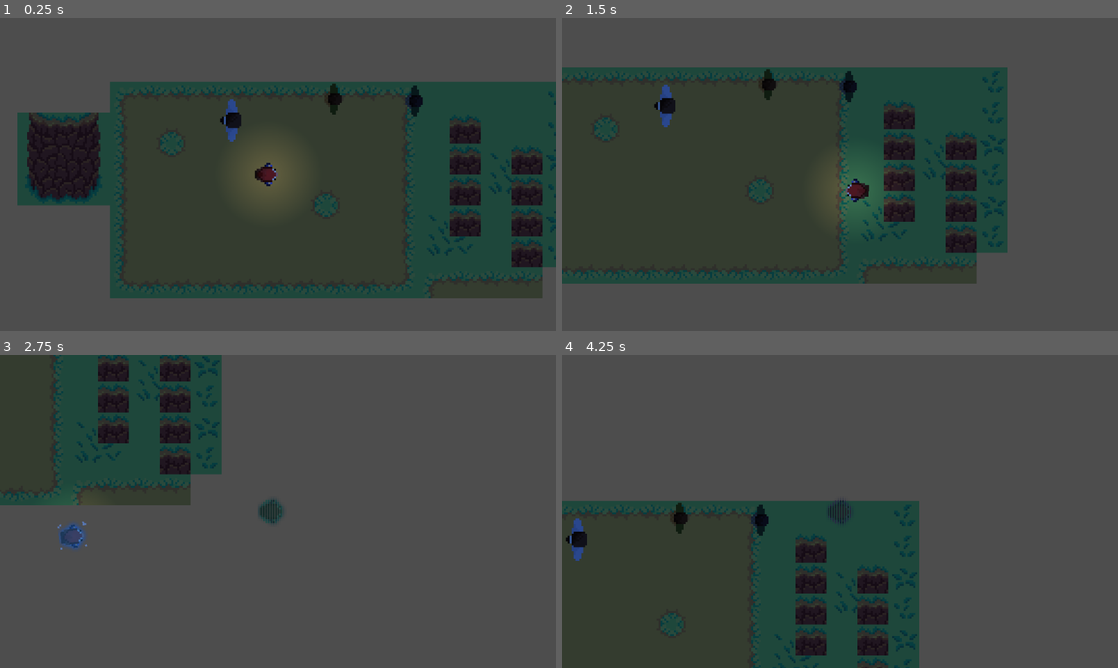
Above: before the commit, frames 1-4 (two rows, left to right).
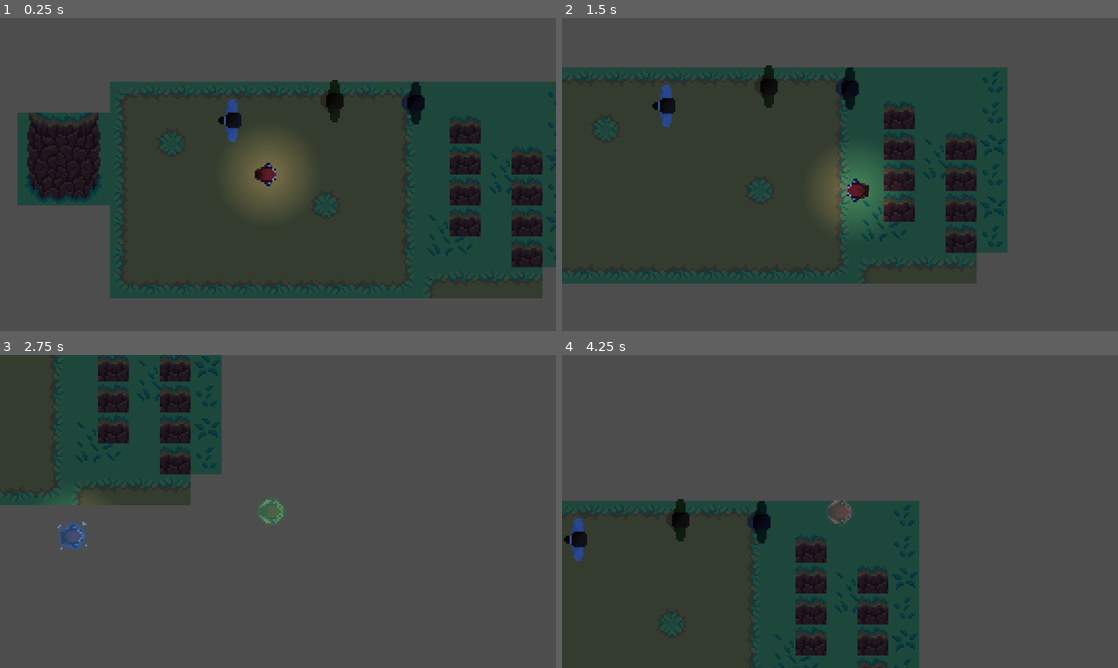
Above: after the commit, the same moments.

Repository: X-ppresso/Untitled-Gnome-Game
Game: Godot game, scene res://Scenes/Game testing.tscn
Same seed, same stepped clock (60 frames per second), same inputs: the game is played once before the commit and once after it. The engine's default icon, where the game draws it, is replaced by a stand-in: a white triangle on a blue panel in a dark square.
Inputs (mouse positions are in pixels of both pictures, inside the frame that each line leads up to):
- Up to frame 1 (0.25 s): no input
- Up to frame 2 (1.5 s): move the mouse to (962, 158) at 0.52 s; press the mouse at (962, 158) at 0.53 s; hold D (right) 0.53-1.28 s; tap Shift (run) at 0.8, 1.35 s; move the mouse to (728, 190) at 1.27 s; release the mouse at (728, 190) at 1.28 s; hold S (down) from 1.28 s (still down)
- Up to frame 3 (2.75 s): click (166, 527) at 1.55 s; move the mouse to (333, 442) at 2.02 s; release S (down) at 2.03 s; hold D (right) from 2.03 s (still down); hold 1 (Ability_1) from 2.03 s (still down); tap Shift (run) at 2.3 s
- Up to frame 4 (4.25 s): move the mouse to (834, 517) at 2.77 s; release D (right) at 2.78 s; release 1 (Ability_1) at 2.78 s; hold W (up) from 2.78 s (still down); tap 2 (Ability_2) at 2.85 s; click (834, 517) at 3.05 s; move the mouse to (878, 514) at 3.52 s; press the mouse at (878, 514) at 3.53 s; tap Shift (run) at 3.8 s

The runs differ from the first frame. In frame 1, 0.3% of the frame differs, in the area x 39-77%, y 19-40%; in frame 2, 0.3%; in frame 3, 0.3%; in frame 4, 0.6%, in the area x 0-52%, y 46-66%.

Commit message:
0.0.5
More menu stuff and uuh fixes idk man I'm so cooked I am not making progress in time

Diff:
--- a/Scenes/Dobby.tscn
+++ b/Scenes/Dobby.tscn
@@ -6,7 +6,8 @@
 [ext_resource type="Texture2D" uid="uid://bjqls2y0nynwk" path="res://Sprites/dobby-ability.png" id="4_h1dli"]
 [ext_resource type="Texture2D" uid="uid://buqjq3j3cbeu5" path="res://Sprites/dobby 16x16_run_sheet_final.png" id="4_kxc0c"]
 [ext_resource type="Texture2D" uid="uid://c8w2vk2bhmjrl" path="res://Sprites/dobby 16x16_idle_sheet_final.png" id="4_l0fkh"]
-[ext_resource type="Texture2D" uid="uid://catobeqal1lod" path="res://icon.svg" id="4_vrg6x"]
+[ext_resource type="Texture2D" uid="uid://cinj4gg6imm2p" path="res://Sprites/npc_idle.png" id="7_g3mxd"]
+[ext_resource type="Texture2D" uid="uid://b8jrro1rxuy27" path="res://Sprites/npc_walk.png" id="8_yet8j"]
 
 [sub_resource type="CircleShape2D" id="CircleShape2D_3gn5t"]
 radius = 5.0
@@ -172,19 +173,124 @@
 "speed": 8.0
 }]
 
+[sub_resource type="AtlasTexture" id="AtlasTexture_xy8xo"]
+atlas = ExtResource("7_g3mxd")
+region = Rect2(0, 0, 32, 32)
+
+[sub_resource type="AtlasTexture" id="AtlasTexture_ef5ce"]
+atlas = ExtResource("7_g3mxd")
+region = Rect2(32, 0, 32, 32)
+
+[sub_resource type="AtlasTexture" id="AtlasTexture_gj15q"]
+atlas = ExtResource("7_g3mxd")
+region = Rect2(64, 0, 32, 32)
+
+[sub_resource type="AtlasTexture" id="AtlasTexture_3agdw"]
+atlas = ExtResource("7_g3mxd")
+region = Rect2(96, 0, 32, 32)
+
+[sub_resource type="AtlasTexture" id="AtlasTexture_0uaer"]
+atlas = ExtResource("8_yet8j")
+region = Rect2(0, 0, 32, 32)
+
+[sub_resource type="AtlasTexture" id="AtlasTexture_t26j5"]
+atlas = ExtResource("8_yet8j")
+region = Rect2(32, 0, 32, 32)
+
+[sub_resource type="AtlasTexture" id="AtlasTexture_ofckm"]
+atlas = ExtResource("8_yet8j")
+region = Rect2(64, 0, 32, 32)
+
+[sub_resource type="AtlasTexture" id="AtlasTexture_io51g"]
+atlas = ExtResource("8_yet8j")
+region = Rect2(96, 0, 32, 32)
+
+[sub_resource type="AtlasTexture" id="AtlasTexture_f1krm"]
+atlas = ExtResource("8_yet8j")
+region = Rect2(128, 0, 32, 32)
+
+[sub_resource type="AtlasTexture" id="AtlasTexture_4w53t"]
+atlas = ExtResource("8_yet8j")
+region = Rect2(0, 0, 32, 32)
+
+[sub_resource type="AtlasTexture" id="AtlasTexture_3qmgc"]
+atlas = ExtResource("8_yet8j")
+region = Rect2(32, 0, 32, 32)
+
+[sub_resource type="AtlasTexture" id="AtlasTexture_0kawq"]
+atlas = ExtResource("8_yet8j")
+region = Rect2(64, 0, 32, 32)
+
+[sub_resource type="AtlasTexture" id="AtlasTexture_pwtpd"]
+atlas = ExtResource("8_yet8j")
+region = Rect2(96, 0, 32, 32)
+
+[sub_resource type="AtlasTexture" id="AtlasTexture_vm4r5"]
+atlas = ExtResource("8_yet8j")
+region = Rect2(128, 0, 32, 32)
+
 [sub_resource type="SpriteFrames" id="SpriteFrames_t2rhf"]
 animations = [{
 "frames": [{
 "duration": 1.0,
-"texture": ExtResource("4_vrg6x")
-}],
-"loop": true,
-"name": &"default",
+"texture": SubResource("AtlasTexture_xy8xo")
+}, {
+"duration": 1.0,
+"texture": SubResource("AtlasTexture_ef5ce")
+}, {
+"duration": 1.0,
+"texture": SubResource("AtlasTexture_gj15q")
+}, {
+"duration": 1.0,
+"texture": SubResource("AtlasTexture_3agdw")
+}],
+"loop": true,
+"name": &"idle",
 "speed": 5.0
+}, {
+"frames": [{
+"duration": 1.0,
+"texture": SubResource("AtlasTexture_0uaer")
+}, {
+"duration": 1.0,
+"texture": SubResource("AtlasTexture_t26j5")
+}, {
+"duration": 1.0,
+"texture": SubResource("AtlasTexture_ofckm")
+}, {
+"duration": 1.0,
+"texture": SubResource("AtlasTexture_io51g")
+}, {
+"duration": 1.0,
+"texture": SubResource("AtlasTexture_f1krm")
+}],
+"loop": true,
+"name": &"run",
+"speed": 8.0
+}, {
+"frames": [{
+"duration": 1.0,
+"texture": SubResource("AtlasTexture_4w53t")
+}, {
+"duration": 1.0,
+"texture": SubResource("AtlasTexture_3qmgc")
+}, {
+"duration": 1.0,
+"texture": SubResource("AtlasTexture_0kawq")
+}, {
+"duration": 1.0,
+"texture": SubResource("AtlasTexture_pwtpd")
+}, {
+"duration": 1.0,
+"texture": SubResource("AtlasTexture_vm4r5")
+}],
+"loop": true,
+"name": &"walk",
+"speed": 4.0
 }]
 
 [sub_resource type="CircleShape2D" id="CircleShape2D_4nybe"]
-radius = 17.0294
+radius = 15.0
 
 [node name="Dobby" type="CharacterBody2D"]
 position = Vector2(2, 0)
@@ -205,7 +311,11 @@
 
 [node name="disguise" type="AnimatedSprite2D" parent="."]
 visible = false
+position = Vector2(1, 1)
+rotation = 1.5708
 sprite_frames = SubResource("SpriteFrames_t2rhf")
+animation = &"walk"
+frame_progress = 0.70578
 
 [node name="Illusion cooldown" type="Timer" parent="."]
 wait_time = 10.0
@@ -226,6 +336,7 @@
 shape = SubResource("CircleShape2D_4nybe")
 
 [node name="MouseRayCast" type="RayCast2D" parent="."]
+collision_mask = 8
 
 [connection signal="timeout" from="Illusion cooldown" to="." method="_on_illusion_cooldown_timeout"]
 [connection signal="timeout" from="Disguise cooldown" to="." method="_on_disguise_cooldown_timeout"]
--- a/Scenes/Game testing.tscn
+++ b/Scenes/Game testing.tscn
@@ -1,10 +1,11 @@
-[gd_scene load_steps=8 format=4 uid="uid://cr6jwkjad8sgo"]
+[gd_scene load_steps=9 format=4 uid="uid://cr6jwkjad8sgo"]
 
 [ext_resource type="PackedScene" uid="uid://v6t73n2jf2xb" path="res://Scenes/Dobby.tscn" id="1_36c1k"]
 [ext_resource type="Texture2D" uid="uid://wvk8laydvfvw" path="res://Shaders/2d_lights_and_shadows_neutral_po.jpg" id="2_hw3uu"]
 [ext_resource type="Texture2D" uid="uid://cro76n3qdjt7w" path="res://Tilemap/Tileset.png" id="2_ps0ox"]
 [ext_resource type="PackedScene" uid="uid://c4nnkyvx66n27" path="res://Scenes/NPC.tscn" id="3_pkual"]
 [ext_resource type="PackedScene" uid="uid://lqijwakbvmo5" path="res://Scenes/kei.tscn" id="5_duma5"]
+[ext_resource type="PackedScene" uid="uid://bwb1sm8j0jt65" path="res://Scenes/Game_Over.tscn" id="6_wsrfq"]
 
 [sub_resource type="TileSetAtlasSource" id="TileSetAtlasSource_sagmi"]
 texture = ExtResource("2_ps0ox")
@@ -270,7 +271,7 @@
 
 [node name="PointLight2D" type="PointLight2D" parent="Dobby"]
 scale = Vector2(0.22, 0.22)
-energy = 0.2
+energy = 0.3
 texture = ExtResource("2_hw3uu")
 
 [node name="TileMapLayer" type="TileMapLayer" parent="."]
@@ -289,3 +290,6 @@
 
 [node name="Kei" parent="." instance=ExtResource("5_duma5")]
 position = Vector2(-17, -28)
+
+[node name="Game_Over" parent="." instance=ExtResource("6_wsrfq")]
+process_mode = 2
--- a/Scenes/Game_Over.tscn
+++ b/Scenes/Game_Over.tscn
@@ -1,12 +1,15 @@
-[gd_scene format=3 uid="uid://bwb1sm8j0jt65"]
+[gd_scene load_steps=4 format=3 uid="uid://bwb1sm8j0jt65"]
+
+[ext_resource type="Script" path="res://Scenes/game_over.gd" id="1_12jxm"]
+
+[sub_resource type="PlaceholderTexture2D" id="PlaceholderTexture2D_o2quq"]
+size = Vector2(326, 85)
+
+[sub_resource type="PlaceholderTexture2D" id="PlaceholderTexture2D_mnxov"]
+size = Vector2(300, 100)
 
 [node name="Game_Over" type="CanvasLayer"]
-
-[node name="TextureButton" type="TextureButton" parent="."]
-offset_left = 473.0
-offset_top = 412.0
-offset_right = 793.0
-offset_bottom = 484.0
+script = ExtResource("1_12jxm")
 
 [node name="Panel" type="Panel" parent="."]
 modulate = Color(0.729412, 0.811765, 1, 1)
@@ -22,3 +25,21 @@
 offset_bottom = 216.0
 theme_override_font_sizes/font_size = 72
 text = "RIP skill issue"
+
+[node name="Exit" type="TextureButton" parent="."]
+process_mode = 2
+offset_left = 414.0
+offset_top = 447.0
+offset_right = 740.0
+offset_bottom = 547.0
+texture_normal = SubResource("PlaceholderTexture2D_o2quq")
+
+[node name="Retry" type="TextureButton" parent="."]
+offset_left = 417.0
+offset_top = 303.0
+offset_right = 743.0
+offset_bottom = 403.0
+texture_normal = SubResource("PlaceholderTexture2D_mnxov")
+
+[connection signal="pressed" from="Exit" to="." method="_on_exit_pressed"]
+[connection signal="pressed" from="Retry" to="." method="_on_retry_pressed"]
--- a/Scenes/Menu.tscn
+++ b/Scenes/Menu.tscn
@@ -1,4 +1,24 @@
-[gd_scene format=3 uid="uid://cwx7kawg3t8af"]
+[gd_scene load_steps=9 format=3 uid="uid://cwx7kawg3t8af"]
+
+[sub_resource type="Gradient" id="Gradient_e7cyh"]
+
+[sub_resource type="GradientTexture2D" id="GradientTexture2D_ga2ua"]
+gradient = SubResource("Gradient_e7cyh")
+
+[sub_resource type="Gradient" id="Gradient_v1g3i"]
+
+[sub_resource type="GradientTexture2D" id="GradientTexture2D_l27t0"]
+gradient = SubResource("Gradient_v1g3i")
+
+[sub_resource type="Gradient" id="Gradient_0vnvr"]
+
+[sub_resource type="GradientTexture2D" id="GradientTexture2D_o05yf"]
+gradient = SubResource("Gradient_0vnvr")
+
+[sub_resource type="Gradient" id="Gradient_rbuem"]
+
+[sub_resource type="GradientTexture2D" id="GradientTexture2D_ss5s6"]
+gradient = SubResource("Gradient_rbuem")
 
 [node name="MainMenu" type="Control"]
 layout_mode = 3
@@ -14,16 +34,21 @@
 offset_bottom = 40.0
 
 [node name="VBoxContainer" type="VBoxContainer" parent="MarginContainer"]
+layout_direction = 1
 layout_mode = 2
 
 [node name="Button" type="TextureButton" parent="MarginContainer/VBoxContainer"]
 layout_mode = 2
+texture_normal = SubResource("GradientTexture2D_ga2ua")
 
 [node name="Stage" type="TextureButton" parent="MarginContainer/VBoxContainer"]
 layout_mode = 2
+texture_normal = SubResource("GradientTexture2D_l27t0")
 
 [node name="Settings" type="TextureButton" parent="MarginContainer/VBoxContainer"]
 layout_mode = 2
+texture_normal = SubResource("GradientTexture2D_o05yf")
 
 [node name="Exit" type="TextureButton" parent="MarginContainer/VBoxContainer"]
 layout_mode = 2
+texture_normal = SubResource("GradientTexture2D_ss5s6")
--- a/Scenes/NPC.tscn
+++ b/Scenes/NPC.tscn
@@ -1,9 +1,10 @@
-[gd_scene load_steps=17 format=3 uid="uid://c4nnkyvx66n27"]
+[gd_scene load_steps=22 format=3 uid="uid://c4nnkyvx66n27"]
 
 [ext_resource type="Script" path="res://Scripts/npc.gd" id="1_83bud"]
 [ext_resource type="Shader" path="res://Shaders/Outline.gdshader" id="2_2eo2t"]
-[ext_resource type="Texture2D" uid="uid://cinj4gg6imm2p" path="res://Sprites/npc_idle.png" id="3_fl5yt"]
+[ext_resource type="Texture2D" uid="uid://dyu4dlqxeo3q8" path="res://Sprites/npc-idle-rev01.png" id="3_w1lah"]
 [ext_resource type="Script" path="res://Scripts/outline.gd" id="4_uwkrm"]
+[ext_resource type="Texture2D" uid="uid://b8g12pgd1qfua" path="res://Sprites/npc-walk-rev01.png" id="5_tuwo0"]
 
 [sub_resource type="CapsuleShape2D" id="CapsuleShape2D_ho544"]
 radius = 4.0
@@ -15,75 +16,108 @@
 shader_parameter/outline_thickness = 2.0
 shader_parameter/outline_color = Color(1, 1, 1, 1)
 
-[sub_resource type="AtlasTexture" id="AtlasTexture_ulqm2"]
-atlas = ExtResource("3_fl5yt")
+[sub_resource type="AtlasTexture" id="AtlasTexture_pqx4b"]
+atlas = ExtResource("3_w1lah")
 region = Rect2(0, 0, 32, 32)
 
-[sub_resource type="AtlasTexture" id="AtlasTexture_lgkaa"]
-atlas = ExtResource("3_fl5yt")
+[sub_resource type="AtlasTexture" id="AtlasTexture_t4du3"]
+atlas = ExtResource("3_w1lah")
 region = Rect2(32, 0, 32, 32)
 
-[sub_resource type="AtlasTexture" id="AtlasTexture_dx6nd"]
-atlas = ExtResource("3_fl5yt")
+[sub_resource type="AtlasTexture" id="AtlasTexture_bydrk"]
+atlas = ExtResource("3_w1lah")
 region = Rect2(64, 0, 32, 32)
 
-[sub_resource type="AtlasTexture" id="AtlasTexture_ocojl"]
-atlas = ExtResource("3_fl5yt")
+[sub_resource type="AtlasTexture" id="AtlasTexture_t73og"]
+atlas = ExtResource("3_w1lah")
 region = Rect2(96, 0, 32, 32)
 
 [sub_resource type="SpriteFrames" id="SpriteFrames_ywt3o"]
 animations = [{
 "frames": [{
 "duration": 1.0,
-"texture": SubResource("AtlasTexture_ulqm2")
+"texture": SubResource("AtlasTexture_pqx4b")
 }, {
 "duration": 1.0,
-"texture": SubResource("AtlasTexture_lgkaa")
+"texture": SubResource("AtlasTexture_t4du3")
 }, {
 "duration": 1.0,
-"texture": SubResource("AtlasTexture_dx6nd")
+"texture": SubResource("AtlasTexture_bydrk")
 }, {
 "duration": 1.0,
-"texture": SubResource("AtlasTexture_ocojl")
+"texture": SubResource("AtlasTexture_t73og")
 }],
 "loop": true,
 "name": &"Idle",
 "speed": 3.0
 }]
 
-[sub_resource type="AtlasTexture" id="AtlasTexture_dysmp"]
-atlas = ExtResource("3_fl5yt")
+[sub_resource type="AtlasTexture" id="AtlasTexture_d003k"]
+atlas = ExtResource("3_w1lah")
 region = Rect2(0, 0, 32, 32)
 
-[sub_resource type="AtlasTexture" id="AtlasTexture_0qnbe"]
-atlas = ExtResource("3_fl5yt")
+[sub_resource type="AtlasTexture" id="AtlasTexture_6qxlf"]
+atlas = ExtResource("3_w1lah")
 region = Rect2(32, 0, 32, 32)
 
-[sub_resource type="AtlasTexture" id="AtlasTexture_h61f1"]
-atlas = ExtResource("3_fl5yt")
+[sub_resource type="AtlasTexture" id="AtlasTexture_8038y"]
+atlas = ExtResource("3_w1lah")
 region = Rect2(64, 0, 32, 32)
 
-[sub_resource type="AtlasTexture" id="AtlasTexture_fchbg"]
-atlas = ExtResource("3_fl5yt")
+[sub_resource type="AtlasTexture" id="AtlasTexture_vu1lj"]
+atlas = ExtResource("3_w1lah")
+region = Rect2(96, 0, 32, 32)
+
+[sub_resource type="AtlasTexture" id="AtlasTexture_f2vbc"]
+atlas = ExtResource("5_tuwo0")
+region = Rect2(0, 0, 32, 32)
+
+[sub_resource type="AtlasTexture" id="AtlasTexture_iyt77"]
+atlas = ExtResource("5_tuwo0")
+region = Rect2(32, 0, 32, 32)
+
+[sub_resource type="AtlasTexture" id="AtlasTexture_ku1rf"]
+atlas = ExtResource("5_tuwo0")
+region = Rect2(64, 0, 32, 32)
+
+[sub_resource type="AtlasTexture" id="AtlasTexture_4lsvn"]
+atlas = ExtResource("5_tuwo0")
 region = Rect2(96, 0, 32, 32)
 
 [sub_resource type="SpriteFrames" id="SpriteFrames_ghoma"]
 animations = [{
 "frames": [{
 "duration": 1.0,
-"texture": SubResource("AtlasTexture_dysmp")
+"texture": SubResource("AtlasTexture_d003k")
 }, {
 "duration": 1.0,
-"texture": SubResource("AtlasTexture_0qnbe")
+"texture": SubResource("AtlasTexture_6qxlf")
 }, {
 "duration": 1.0,
-"texture": SubResource("AtlasTexture_h61f1")
+"texture": SubResource("AtlasTexture_8038y")
 }, {
 "duration": 1.0,
-"texture": SubResource("AtlasTexture_fchbg")
+"texture": SubResource("AtlasTexture_vu1lj")
 }],
 "loop": true,
 "name": &"idle",
+"speed": 3.0
+}, {
+"frames": [{
+"duration": 1.0,
+"texture": SubResource("AtlasTexture_f2vbc")
+}, {
+"duration": 1.0,
+"texture": SubResource("AtlasTexture_iyt77")
+}, {
+"duration": 1.0,
+"texture": SubResource("AtlasTexture_ku1rf")
+}, {
+"duration": 1.0,
+"texture": SubResource("AtlasTexture_4lsvn")
+}],
+"loop": true,
+"name": &"walk",
 "speed": 3.0
 }]
 
@@ -106,6 +140,7 @@
 rotation = 1.5708
 sprite_frames = SubResource("SpriteFrames_ywt3o")
 animation = &"Idle"
+frame_progress = 0.665191
 script = ExtResource("4_uwkrm")
 
 [node name="NPC" type="AnimatedSprite2D" parent="."]
@@ -113,3 +148,4 @@
 rotation = 1.5708
 sprite_frames = SubResource("SpriteFrames_ghoma")
 animation = &"idle"
+frame_progress = 0.243916
--- /dev/null
+++ b/Scenes/game_over.gd
@@ -0,0 +1,16 @@
+extends CanvasLayer
+
+func _ready() -> void:
+	self.hide()
+
+func _on_retry_pressed() -> void:
+	get_tree().paused = false
+	get_tree().reload_current_scene()
+
+func _on_exit_pressed() -> void:
+	pass # Replace with function body.
+	$".".get_tree().reload_current_scene()
+
+func game_over():
+	get_tree().paused = true
+	self.show()
--- a/Scenes/illusion.tscn
+++ b/Scenes/illusion.tscn
@@ -1,8 +1,15 @@
-[gd_scene load_steps=17 format=3 uid="uid://pylcx5rd8k7o"]
+[gd_scene load_steps=20 format=3 uid="uid://pylcx5rd8k7o"]
 
 [ext_resource type="Script" path="res://Scripts/illusion.gd" id="1_t3jq6"]
 [ext_resource type="Texture2D" uid="uid://bjqls2y0nynwk" path="res://Sprites/dobby-ability.png" id="2_7had3"]
 [ext_resource type="Shader" uid="uid://de1mxawcbvo43" path="res://Shaders/Scanline.tres" id="2_eygyy"]
+[ext_resource type="Shader" path="res://Shaders/illusion.gdshader" id="3_geebm"]
+
+[sub_resource type="ShaderMaterial" id="ShaderMaterial_shoga"]
+shader = ExtResource("2_eygyy")
+
+[sub_resource type="ShaderMaterial" id="ShaderMaterial_8a6eg"]
+shader = ExtResource("3_geebm")
 
 [sub_resource type="ShaderMaterial" id="ShaderMaterial_5eitf"]
 shader = ExtResource("2_eygyy")
@@ -92,6 +99,8 @@
 collision_layer = 16
 collision_mask = 10
 script = ExtResource("1_t3jq6")
+scan_shader_material = SubResource("ShaderMaterial_shoga")
+preview_shader_material = SubResource("ShaderMaterial_8a6eg")
 
 [node name="Illusion_idle" type="AnimatedSprite2D" parent="."]
 material = SubResource("ShaderMaterial_5eitf")
@@ -103,7 +112,7 @@
 shape = SubResource("CircleShape2D_g2hjv")
 
 [node name="LifeTimer" type="Timer" parent="."]
-wait_time = 5.0
+wait_time = 8.0
 one_shot = true
 
 [connection signal="timeout" from="LifeTimer" to="." method="_on_life_timer_timeout"]
--- a/Scenes/kei.tscn
+++ b/Scenes/kei.tscn
@@ -1,24 +1,24 @@
 [gd_scene load_steps=19 format=3 uid="uid://lqijwakbvmo5"]
 
 [ext_resource type="Script" path="res://Scripts/kei.gd" id="1_nuh37"]
-[ext_resource type="Texture2D" uid="uid://c8l1lw32j1f1a" path="res://Sprites/kei_idle.png" id="1_v2yle"]
+[ext_resource type="Texture2D" uid="uid://0oneqrgbw6bi" path="res://Sprites/kei-idle-rev01t.png" id="2_vgrlk"]
 [ext_resource type="Texture2D" uid="uid://bicpvj440gsp1" path="res://Sprites/kei_looking left right.png" id="2_y2ky1"]
-[ext_resource type="Texture2D" uid="uid://ccnhr6jvlwksr" path="res://Sprites/kei_walk.png" id="3_tk86p"]
+[ext_resource type="Texture2D" uid="uid://drl1jbfh8452i" path="res://Sprites/kei-walk-rev01t.png" id="4_krtmk"]
 
-[sub_resource type="AtlasTexture" id="AtlasTexture_0kmp6"]
-atlas = ExtResource("1_v2yle")
+[sub_resource type="AtlasTexture" id="AtlasTexture_sj7yq"]
+atlas = ExtResource("2_vgrlk")
 region = Rect2(0, 0, 32, 32)
 
-[sub_resource type="AtlasTexture" id="AtlasTexture_qepdn"]
-atlas = ExtResource("1_v2yle")
+[sub_resource type="AtlasTexture" id="AtlasTexture_bb0pc"]
+atlas = ExtResource("2_vgrlk")
 region = Rect2(32, 0, 32, 32)
 
-[sub_resource type="AtlasTexture" id="AtlasTexture_4qx3x"]
-atlas = ExtResource("1_v2yle")
+[sub_resource type="AtlasTexture" id="AtlasTexture_237g7"]
+atlas = ExtResource("2_vgrlk")
 region = Rect2(64, 0, 32, 32)
 
-[sub_resource type="AtlasTexture" id="AtlasTexture_4m5kx"]
-atlas = ExtResource("1_v2yle")
+[sub_resource type="AtlasTexture" id="AtlasTexture_fptpj"]
+atlas = ExtResource("2_vgrlk")
 region = Rect2(96, 0, 32, 32)
 
 [sub_resource type="AtlasTexture" id="AtlasTexture_iob7q"]
@@ -37,36 +37,36 @@
 atlas = ExtResource("2_y2ky1")
 region = Rect2(96, 0, 32, 32)
 
-[sub_resource type="AtlasTexture" id="AtlasTexture_cgoj8"]
-atlas = ExtResource("3_tk86p")
+[sub_resource type="AtlasTexture" id="AtlasTexture_68uv2"]
+atlas = ExtResource("4_krtmk")
 region = Rect2(0, 0, 32, 32)
 
-[sub_resource type="AtlasTexture" id="AtlasTexture_owc37"]
-atlas = ExtResource("3_tk86p")
+[sub_resource type="AtlasTexture" id="AtlasTexture_wqncu"]
+atlas = ExtResource("4_krtmk")
 region = Rect2(32, 0, 32, 32)
 
-[sub_resource type="AtlasTexture" id="AtlasTexture_rortd"]
-atlas = ExtResource("3_tk86p")
+[sub_resource type="AtlasTexture" id="AtlasTexture_bwavn"]
+atlas = ExtResource("4_krtmk")
 region = Rect2(64, 0, 32, 32)
 
-[sub_resource type="AtlasTexture" id="AtlasTexture_6tg3y"]
-atlas = ExtResource("3_tk86p")
+[sub_resource type="AtlasTexture" id="AtlasTexture_0ssdk"]
+atlas = ExtResource("4_krtmk")
 region = Rect2(96, 0, 32, 32)
 
 [sub_resource type="SpriteFrames" id="SpriteFrames_irm2l"]
 animations = [{
 "frames": [{
 "duration": 1.0,
-"texture": SubResource("AtlasTexture_0kmp6")
+"texture": SubResource("AtlasTexture_sj7yq")
 }, {
 "duration": 1.0,
-"texture": SubResource("AtlasTexture_qepdn")
+"texture": SubResource("AtlasTexture_bb0pc")
 }, {
 "duration": 1.0,
-"texture": SubResource("AtlasTexture_4qx3x")
+"texture": SubResource("AtlasTexture_237g7")
 }, {
 "duration": 1.0,
-"texture": SubResource("AtlasTexture_4m5kx")
+"texture": SubResource("AtlasTexture_fptpj")
 }],
 "loop": true,
 "name": &"Idle",
@@ -112,14 +112,15 @@
 height = 22.0
 
 [node name="Kei" type="CharacterBody2D"]
+collision_layer = 9
+collision_mask = 9
 script = ExtResource("1_nuh37")
 
 [node name="AnimatedSprite2D" type="AnimatedSprite2D" parent="."]
 rotation = 1.5708
 sprite_frames = SubResource("SpriteFrames_irm2l")
 animation = &"Idle"
-frame = 3
-frame_progress = 0.806477
+frame_progress = 0.93485
 
 [node name="CollisionShape2D" type="CollisionShape2D" parent="."]
 shape = SubResource("CapsuleShape2D_cimkk")
--- a/Scripts/Dobby.gd
+++ b/Scripts/Dobby.gd
@@ -13,6 +13,7 @@
 @onready var mouse_ray_cast: RayCast2D = $MouseRayCast
 
 var _interactable_npcs: Array[Node] = [] # Stores NPCs currently in range
+var _hovered_npc: Node = null # NEW: Stores the NPC currently under the mouse
 
 func _on_steal_body_entered(body: Node2D) -> void:
 	pass # Replace with function body.
@@ -31,12 +32,15 @@
 
 	if Input.is_action_pressed("run") and is_moving and not is_placing_distraction:
 		$Dobby_anim.play("run")
+		$disguise.play("run")
 	elif is_moving and not is_placing_distraction: # Check if any directional input is being pressed
 		$Dobby_anim.play("walk")
+		$disguise.play("walk")
 	elif is_placing_distraction:
 		$Dobby_anim.play("cast")
 	else:
 		$Dobby_anim.play("idle") # Stop animation if no relevant input
+		$disguise.play("idle")
 
 
 	# Smooth the velocity using lerp.
@@ -80,6 +84,15 @@
 
 	player_movement_component = self
 
+	 # Connect signals from the InteractionArea
+	interaction_area.body_entered.connect(_on_interaction_area_body_entered)
+	interaction_area.body_exited.connect(_on_interaction_area_body_exited)
+
+	 # Mouse RayCast2D setup
+	mouse_ray_cast.enabled = true # Keep it enabled always to detect hover
+	# Its position will be updated every frame in _process or _physics_process
+	# Its collision mask should detect only NPCs (Layer 4)
+	mouse_ray_cast.collision_mask = (1 << 3) # Assuming Layer 4 is NPCs (1 << (4-1))
 
 func _input(event):
 	if event.is_action_pressed("Ability_1") and not is_placing_distraction and not illusion_in_cooldown and not is_in_disguise:
@@ -96,6 +109,8 @@
 	if event.is_action_pressed("Ability_2") and not is_placing_distraction and not disguise_in_cooldown:
 		enter_disguise_mode()
 
+	if event.is_action_pressed("Confirm"):
+		pass
 
 	#if event.is_action_pressed("Ability_2") and not is_placing_distraction:
 		#start_disguise()
@@ -104,6 +119,21 @@
 	if is_placing_distraction:
 		update_placement_preview()
 		handle_placement_camera_movement(delta)
+
+
+func _on_interaction_area_body_entered(body: Node2D):
+	if body.is_in_group("NPC"):
+		if not _interactable_npcs.has(body):
+			_interactable_npcs.append(body)
+			print("NPC entered interaction range: ", body.name)
+			# You might update a UI prompt if this NPC is also hovered
+
+func _on_interaction_area_body_exited(body: Node2D):
+	if body.is_in_group("NPC"):
+		if _interactable_npcs.has(body):
+			_interactable_npcs.erase(body)
+			print("NPC exited interaction range: ", body.name)
+
 
 var player_start_placement_pos: Vector2
 
@@ -240,6 +270,7 @@
 	is_in_disguise = false
 	$Dobby_anim.visible = true
 	$disguise.visible = false
+	$"../Game_Over".game_over()
 
 func _on_disguise_timer_timeout() -> void:
 	exit_disguise_mode()
--- a/Scripts/illusion.gd
+++ b/Scripts/illusion.gd
@@ -4,6 +4,10 @@
 
 @onready var life_timer: Timer = $LifeTimer
 @onready var sprite: AnimatedSprite2D = $Illusion_idle# Adjust path to your Sprite2D node
+@onready var color_rect_node = $Illusion_idle
+
+@export var scan_shader_material:ShaderMaterial
+@export var preview_shader_material:ShaderMaterial
 
 @export var default_modulate: Color = Color(1, 1, 1, 1) # Opaque white
 @export var preview_valid_modulate: Color = Color(0.5, 1, 0.5, 0.5) # Semi-transparent green
@@ -33,6 +37,8 @@
 
 func set_preview_mode(is_active: bool):
 	is_preview = is_active
+
+	color_rect_node.material = preview_shader_material
 
 	# When in preview mode, we only want to detect walls/obstacles for placement.
 	# We do NOT want it to trigger NPC distraction yet.
@@ -87,6 +93,7 @@
 	$LifeTimer.start()
 	print("Distraction dummy placed at: ", global_position)
 	$Illusion_idle.play("idle")
+	color_rect_node.material = scan_shader_material
 
 func _on_life_timer_timeout() -> void:
 	print("Distraction dummy vanished!")
--- a/Scripts/npc.gd
+++ b/Scripts/npc.gd
@@ -12,3 +12,6 @@
 	modulate = colors[randi() % colors.size()]
 	$NPC.play("idle")
 	$Outline.play("Idle")
+
+func toggle_outline():
+	$Outline.visible = true
--- a/Shaders/Scanline.tres
+++ b/Shaders/Scanline.tres
@@ -134,7 +134,6 @@
 
 }
 "
-graph_offset = Vector2(-461.061, -52.3272)
 mode = 1
 flags/light_only = false
 nodes/fragment/0/position = Vector2(1380, 260)
--- /dev/null
+++ b/Shaders/illusion.gdshader
@@ -0,0 +1,16 @@
+shader_type canvas_item;
+
+render_mode unshaded;
+
+void vertex() {
+	// Called for every vertex the material is visible on.
+}
+
+void fragment() {
+	// Called for every pixel the material is visible on.
+}
+
+//void light() {
+	// Called for every pixel for every light affecting the CanvasItem.
+	// Uncomment to replace the default light processing function with this one.
+//}
Not shown: 1 places in Scenes/Dobby.tscn that only renumber resources
Not shown: 1 places in Scenes/kei.tscn that only renumber resources
Binary file added: Sprites/kei-idle-rev01t.png
Not shown, added: Sprites/kei-idle-rev01t.png.import
Binary file added: Sprites/kei-walk-rev01t.png
Not shown, added: Sprites/kei-walk-rev01t.png.import
Binary file added: Sprites/npc-idle-rev01.png
Not shown, added: Sprites/npc-idle-rev01.png.import
Binary file added: Sprites/npc-walk-rev01.png
Not shown, added: Sprites/npc-walk-rev01.png.import
